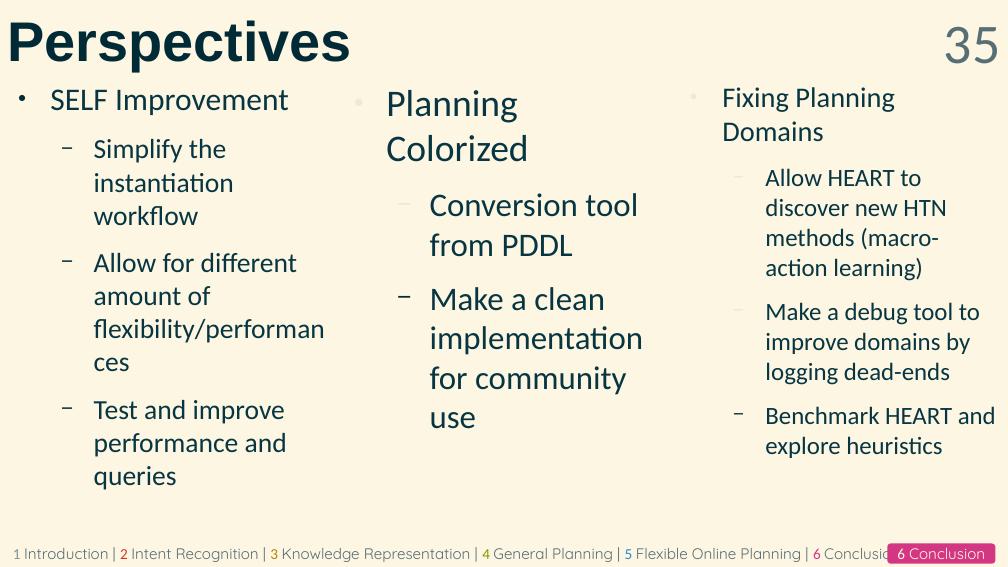
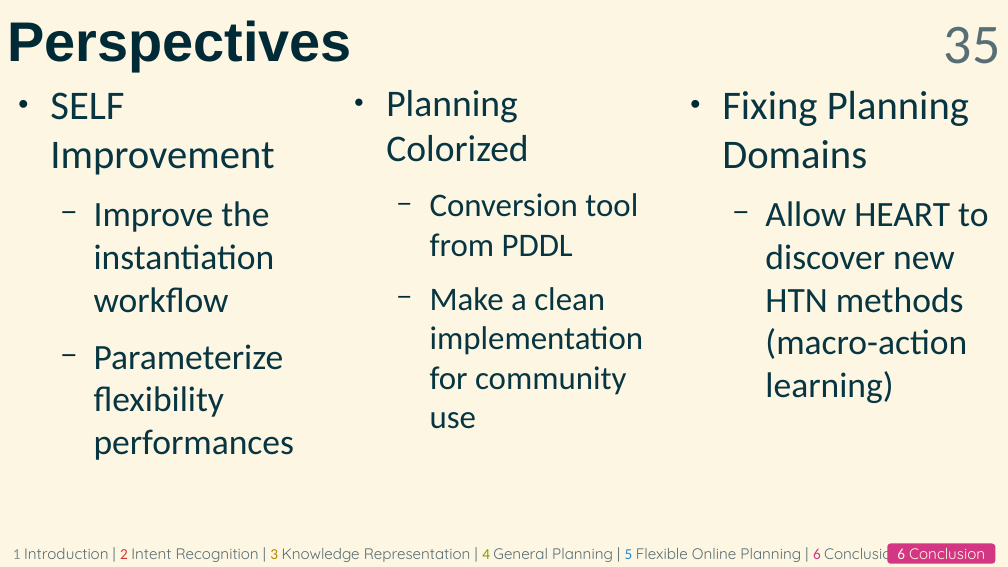
Before and after one commit to grea09/gennio, a slide deck: slide 35 of doc/defense.odp. Drawn at 1008x567 pixels with LibreOffice and Linux fonts; fonts in the diff are those of the drawing. Boxes give left, top, right and bottom in pixels: in the first picture for what was removed or moved away, otherwise in the second. Text is boxed around its words. In the diff, an @@ line names an element or a change of style, - is before the commit and + after.

```diff
--- a/doc/defense.odp
+++ b/doc/defense.odp
@@ text "Fixing Planning Domains" at (722, 90, 988, 403): size 22.4 to 32 pt in "Fixing Planning Domains"; size 19.6 to 28 pt in "Allow HEART to discover new HTN methods ..."; bullet colour #EEE8D5 to #002B36 @@
@@ text at (50, 92, 274, 175): size 24.8 to 32 pt in "SELF Improvement" @@
@@ text at (386, 90, 638, 257): bullet colour #EEE8D5 to #002B36 @@
@@ text at (94, 201, 294, 460): text changed; size 21.7 to 28 pt @@
-  − Simplify the instantiation workflow
-  − Allow for different amount of flexibility/performances
-  − Test and improve performance and queries
+  − Improve the instantiation workflow
+  − Parameterize flexibility performances
@@ text at (765, 302, 996, 458): paragraphs removed @@
-  − Make a debug tool to improve domains by logging dead-ends
-  − Benchmark HEART and explore heuristics
```
Also in this commit, not shown: 20 other slides changed, 2 slides added, 2 slides removed, 1 other file.
